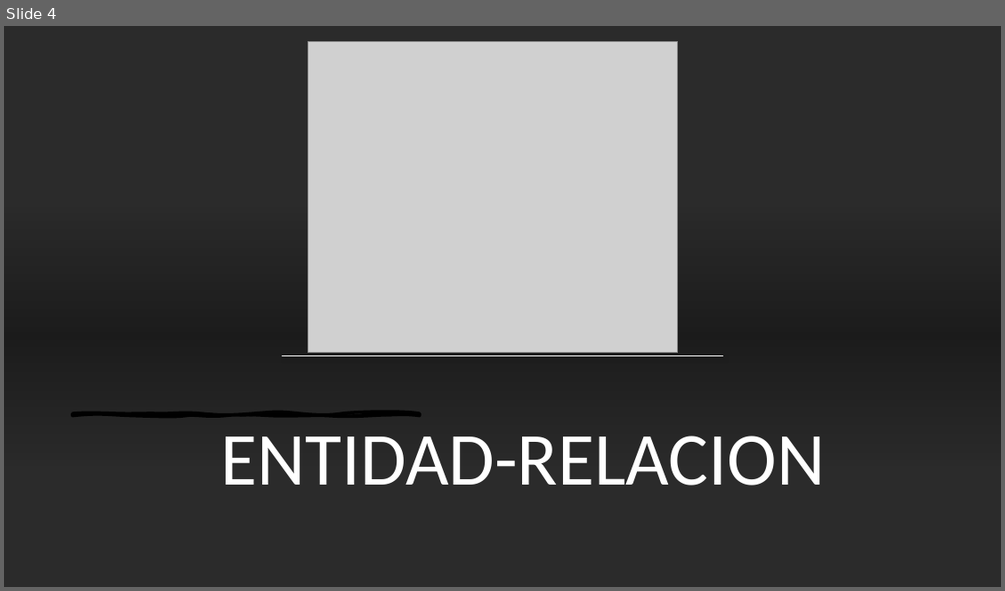
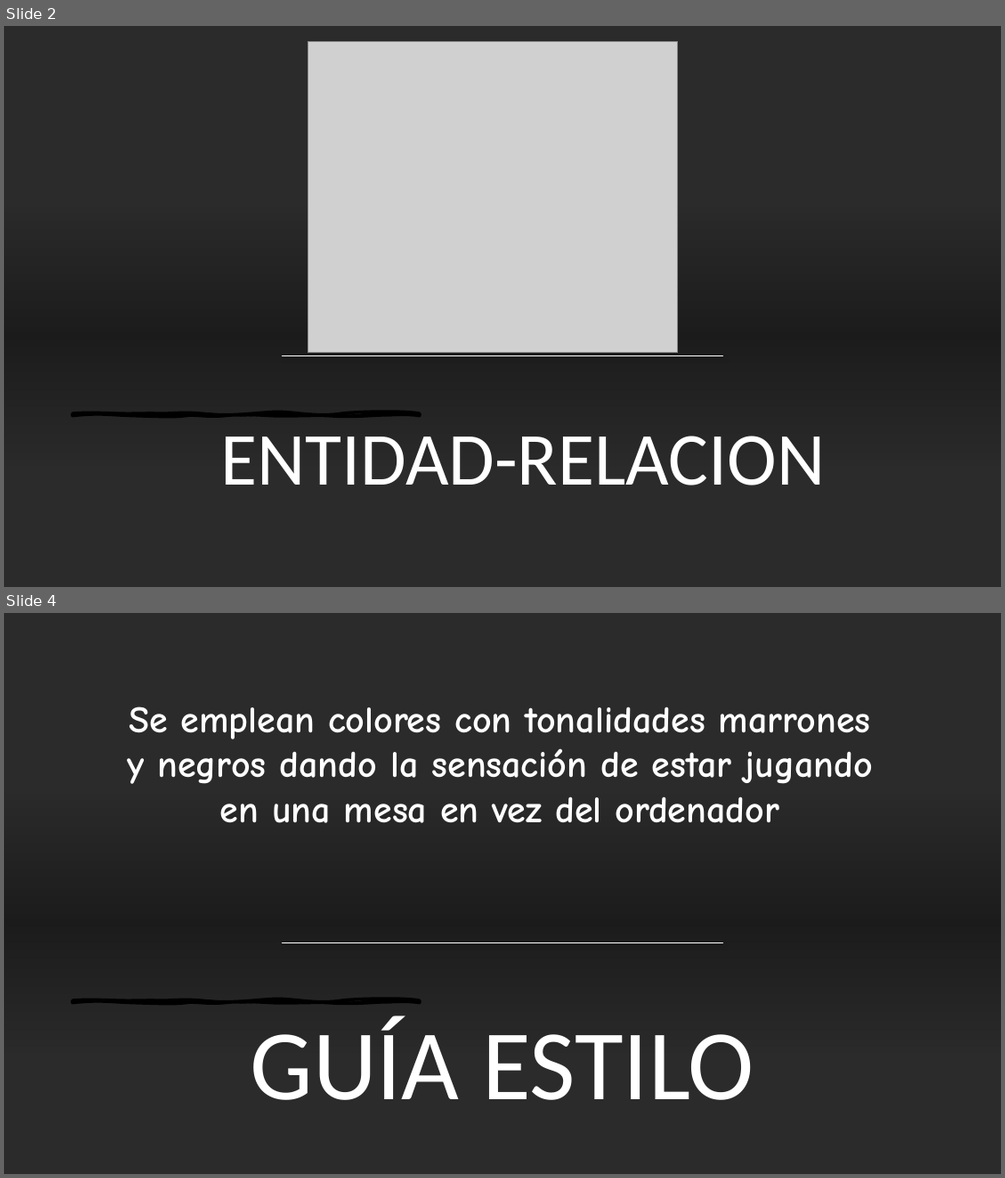
Before and after one commit to juanes84vdb/proyectoMayo, a slide deck: TableroConecta.pptx. Shown one above the other, each under a label of ours: slide 4 before the commit, slides 2 and 4 after it; the slides between them are not shown. The pictures are 1005x591 and 1005x1178 pixels, drawn with LibreOffice and Linux fonts; fonts in the diff are those of the drawing; grey boxes stand for pictures; background and template pictures are left out; a plain dark background stands for a picture behind light text. Boxes give left, top, right and bottom in pixels: in the first picture for what was removed or moved away, otherwise in the second. Text is boxed around its words. In the diff, an @@ line names an element or a change of style, - is before the commit and + after.

Commit message:
estilos powerpoint y excel modificados

```diff
--- a/TableroConecta.pptx
+++ b/TableroConecta.pptx
@@ slide 4 added at [4, 613, 1001, 1174], background picture (left out); not listed: 1 template element that a slide beside it also shows @@
@@ subtitle added at [127, 706, 872, 823], 36 pt, text #FFFFFF, bold @@
+Se emplean colores con tonalidades marrones y negros dando la sensación de estar jugando en una mesa en vez del ordenador
@@ rectangle added at [4, 793, 1001, 1052], fill gradient #000000 @@
@@ line added from (282, 943) to (723, 943), #FFFFFF 0.5 pt @@
@@ title added at [250, 1016, 754, 1100], 96 pt, text #FFFFFF @@
+GUÍA ESTILO
@@ what was slide 4 is now slide 2 @@
```
Also in this commit, not shown: 2 slides changed, 1 slide removed, 7 other files.
